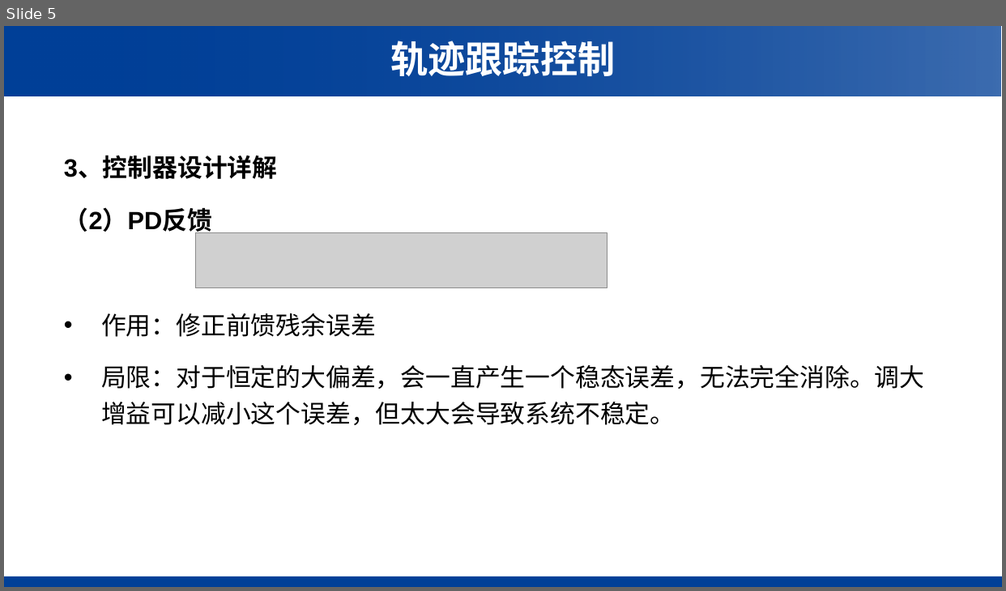
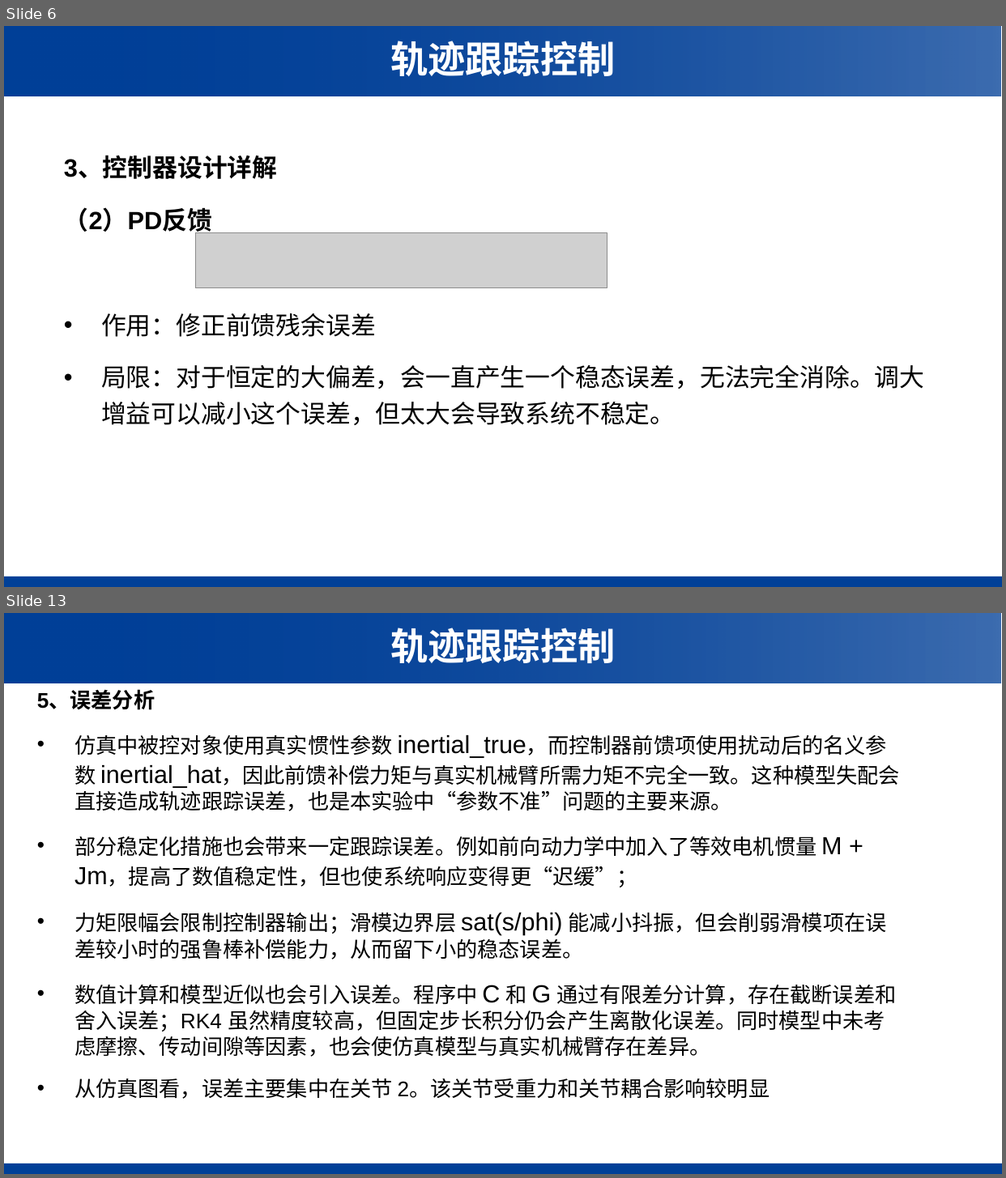
Before and after one commit to kuixuanji/NumericalAnalysis, a slide deck: 参数不准动力学建模.pptx. Shown one above the other, each under a label of ours: slide 5 before the commit, slides 6 and 13 after it; the slides between them are not shown. The pictures are 1006x591 and 1006x1178 pixels, drawn with LibreOffice and Linux fonts; fonts in the diff are those of the drawing; grey boxes stand for pictures; background and template pictures are left out. Boxes give left, top, right and bottom in pixels: in the first picture for what was removed or moved away, otherwise in the second. Text is boxed around its words. In the diff, an @@ line names an element or a change of style, - is before the commit and + after.

Commit message:
参数不准代码与ppt更新

```diff
--- a/参数不准动力学建模.pptx
+++ b/参数不准动力学建模.pptx
@@ slide 13 added at <box>4,613,1002,1174</box>, background #FFFFFF; not listed: 3 template elements that a slide beside it also shows @@
@@ text added at <box>390,628,615,663</box>, 36 pt, text #FFFFFF, bold @@
+轨迹跟踪控制
@@ text added at <box>37,691,900,1099</box>, 20.4 pt, text #000000 @@
+5、误差分析
+• 仿真中被控对象使用真实惯性参数 inertial_true，而控制器前馈项使用扰动后的名义参数 inertial_hat，因此前馈补偿力矩与真实机械臂所需力矩不完全一致。这种模型失配会直接造成轨迹跟踪误差，也是本实验中“参数不准”问题的主要来源。
+• 部分稳定化措施也会带来一定跟踪误差。例如前向动力学中加入了等效电机惯量 M + Jm，提高了数值稳定性，但也使系统响应变得更“迟缓”；
+• 力矩限幅会限制控制器输出；滑模边界层 sat(s/phi) 能减小抖振，但会削弱滑模项在误差较小时的强鲁棒补偿能力，从而留下小的稳态误差。
+• 数值计算和模型近似也会引入误差。程序中 C 和 G 通过有限差分计算，存在截断误差和舍入误差；RK4 虽然精度较高，但固定步长积分仍会产生离散化误差。同时模型中未考虑摩擦、传动间隙等因素，也会使仿真模型与真实机械臂存在差异。
+• 从仿真图看，误差主要集中在关节 2。该关节受重力和关节耦合影响较明显
@@ what was slide 5 is now slide 6 @@
```
Also in this commit, not shown: 3 slides changed, 6 other slides added, 2 other files.
